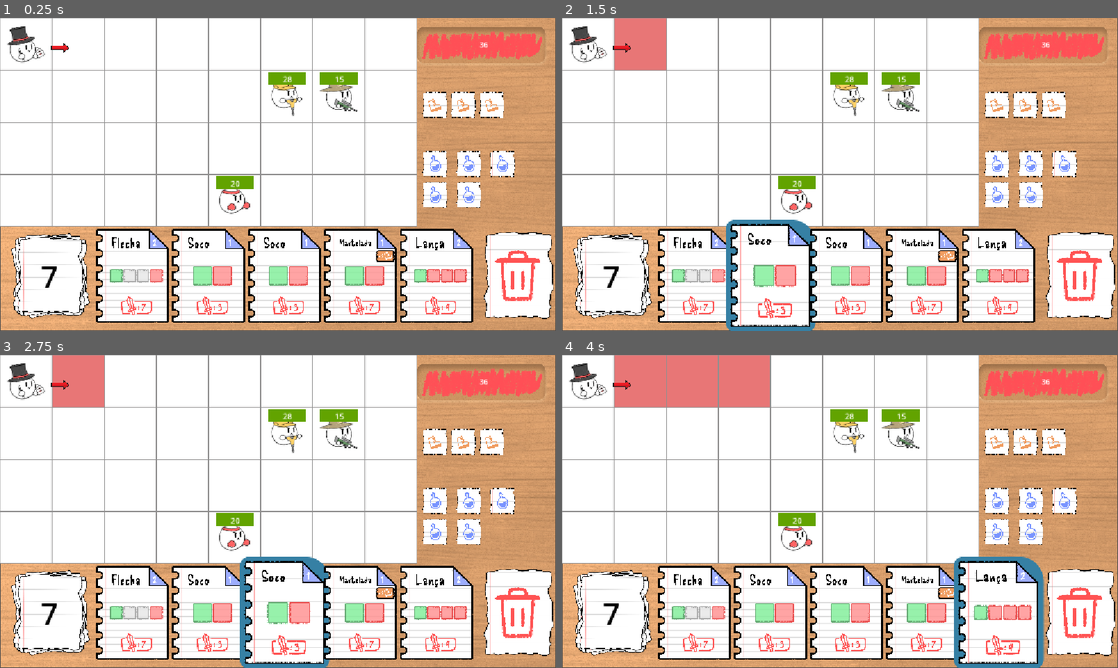
Above: before the commit, frames 1-4 (two rows, left to right).
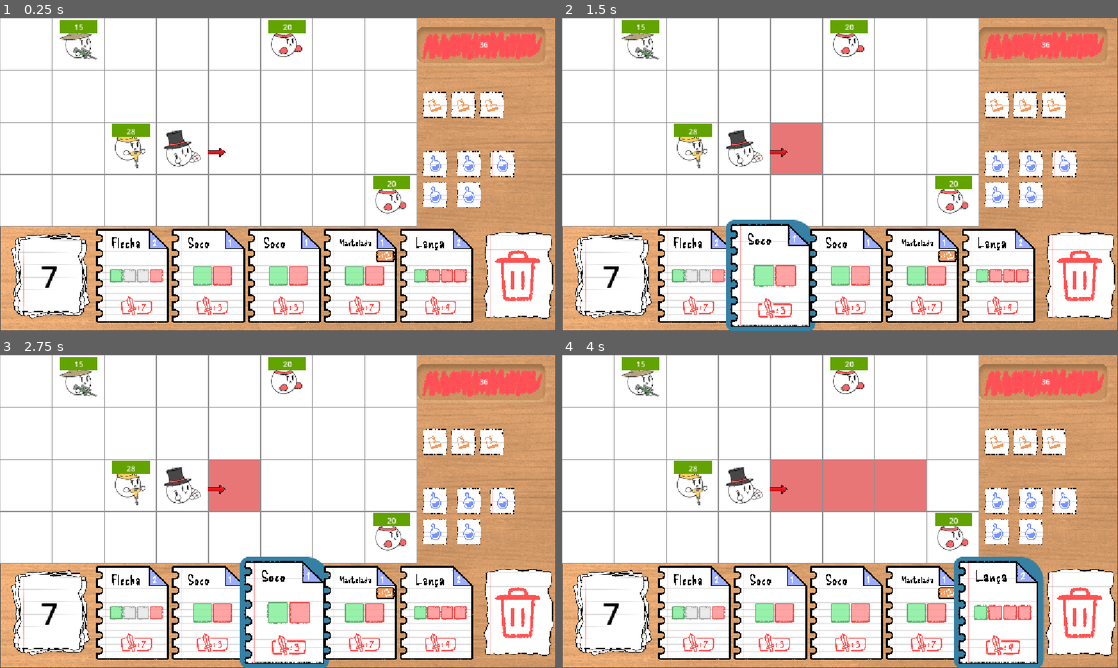
Above: after the commit, the same moments.

Repository: Gabico-Freitas/Grid-Card-Battle
Game: Godot game, scene res://battle.tscn
Same seed, same stepped clock (60 frames per second), same inputs: the game is played once before the commit and once after it.
Inputs (mouse positions are in pixels of both pictures, inside the frame that each line leads up to):
- Up to frame 1 (0.25 s): no input
- Up to frame 2 (1.5 s): click (695, 274) at 0.5 s; click (773, 274) at 1.25 s
- Up to frame 3 (2.75 s): click (283, 611) at 2 s
- Up to frame 4 (4 s): click (923, 611) at 2.75 s; click (1001, 611) at 3.5 s

The runs differ from the first frame. In frame 1, 3.9% of the frame differs, in the area x 1-74%, y 0-63%; in frame 2, 6.3%; in frame 3, 6.3%; in frame 4, 12%.

Commit message:
Wallpaper and test level changed

Diff:
--- a/sketchbound/UI/game_over.tscn
+++ b/sketchbound/UI/game_over.tscn
@@ -1,12 +1,12 @@
 [gd_scene format=3 uid="uid://bj7h01gavekdv"]
 
-[ext_resource type="Texture2D" uid="uid://c6n4e7qteqgt2" path="res://UI/Grid Card Battle.png" id="1_ccer4"]
+[ext_resource type="Texture2D" uid="uid://4qt42fvhw8ql" path="res://UI/Backgrounds/wallpaper.png" id="1_phit2"]
 [ext_resource type="Script" uid="uid://dinccf3l0huxg" path="res://UI/button_animations.gd" id="1_y26ei"]
 [ext_resource type="Script" uid="uid://dth4x2llsu6o4" path="res://UI/menu_button.gd" id="2_ccer4"]
 [ext_resource type="Script" uid="uid://cdtkj6dclb8ye" path="res://UI/retry_button.gd" id="4_phit2"]
 
 [sub_resource type="StyleBoxTexture" id="StyleBoxTexture_ccer4"]
-texture = ExtResource("1_ccer4")
+texture = ExtResource("1_phit2")
 modulate_color = Color(0.3665946, 0.3665946, 0.36659458, 1)
 
 [sub_resource type="StyleBoxFlat" id="StyleBoxFlat_8u835"]
--- a/sketchbound/UI/menu_screen.tscn
+++ b/sketchbound/UI/menu_screen.tscn
@@ -1,12 +1,12 @@
 [gd_scene format=3 uid="uid://cjd7m22tuvfs3"]
 
-[ext_resource type="Texture2D" uid="uid://c6n4e7qteqgt2" path="res://UI/Grid Card Battle.png" id="1_tuusc"]
+[ext_resource type="Texture2D" uid="uid://4qt42fvhw8ql" path="res://UI/Backgrounds/wallpaper.png" id="1_2ygxs"]
 [ext_resource type="Script" uid="uid://nee5staqw5ds" path="res://UI/start_button.gd" id="2_2ygxs"]
 [ext_resource type="Script" uid="uid://dinccf3l0huxg" path="res://UI/button_animations.gd" id="2_iefc8"]
 [ext_resource type="Script" uid="uid://damy2anfd6mir" path="res://UI/exit_button.gd" id="3_dvy0b"]
 
 [sub_resource type="StyleBoxTexture" id="StyleBoxTexture_iefc8"]
-texture = ExtResource("1_tuusc")
+texture = ExtResource("1_2ygxs")
 modulate_color = Color(0.70380783, 0.70380783, 0.70380783, 1)
 
 [sub_resource type="StyleBoxFlat" id="StyleBoxFlat_ylmtb"]
--- a/sketchbound/battle.tscn
+++ b/sketchbound/battle.tscn
@@ -60,18 +60,23 @@
 
 [node name="Player" parent="Grid" unique_id=1581596336 node_paths=PackedStringArray("hand_cards", "grid") instance=ExtResource("4_6t8i5")]
 hand_cards = NodePath("../../CanvasLayer/ui_cartas")
+initial_pos = Vector2i(3, 2)
 grid = NodePath("..")
 
 [node name="Melee" parent="Grid" unique_id=856499317 node_paths=PackedStringArray("grid") instance=ExtResource("5_dw4jg")]
-initial_pos = Vector2i(4, 3)
+initial_pos = Vector2i(7, 3)
+grid = NodePath("..")
+
+[node name="Melee2" parent="Grid" unique_id=1525192895 node_paths=PackedStringArray("grid") instance=ExtResource("5_dw4jg")]
+initial_pos = Vector2i(5, 0)
+grid = NodePath("..")
+
+[node name="RangedEnemy" parent="Grid" unique_id=617992537 node_paths=PackedStringArray("grid") instance=ExtResource("7_mhv3b")]
+initial_pos = Vector2i(1, 0)
 grid = NodePath("..")
 
 [node name="SmasherEnemy" parent="Grid" unique_id=1695074079 node_paths=PackedStringArray("grid") instance=ExtResource("6_0npn6")]
-initial_pos = Vector2i(5, 1)
-grid = NodePath("..")
-
-[node name="RangedEnemy" parent="Grid" unique_id=617992537 node_paths=PackedStringArray("grid") instance=ExtResource("7_mhv3b")]
-initial_pos = Vector2i(6, 1)
+initial_pos = Vector2i(2, 2)
 grid = NodePath("..")
 
 [node name="CanvasLayer" type="CanvasLayer" parent="." unique_id=1954383597]
--- a/sketchbound/scripts/esmagador.gd
+++ b/sketchbound/scripts/smasher_enemy.gd
@@ -8,8 +8,16 @@
 	health_bar.set_up(hp)
 
 func do_turn() -> void:
-	move_points = 0
+	move_points = 1
+	var path = grid.path_to_player(self)
+
 	if _try_attack(): return
+	while(move_points > 0):
+		if path.is_empty(): return
+		var next_cell = path.pop_front()
+		grid.set_entity_pos(self, next_cell)
+		move_points -= 1
+		if _try_attack(): return
 
 # Pega a posição do player, verifica se ele está ao redor do esmagador,
 # somando com um vetor para cada posição possivel
@@ -19,7 +27,7 @@
 			var target_cell = grid.get_entity_pos(self) + Vector2i(i, j)
 			var entity = grid.get_entity(target_cell)
 			if entity is Player:
-				entity.take_damage(3)
+				entity.take_damage(6)
 				return true
 	return false
 
--- a/sketchbound/smasher_enemy.tscn
+++ b/sketchbound/smasher_enemy.tscn
@@ -1,6 +1,6 @@
 [gd_scene format=3 uid="uid://bk17pkxhh8gr"]
 
-[ext_resource type="Script" uid="uid://d8u6wfursh3n" path="res://scripts/esmagador.gd" id="1_4mexy"]
+[ext_resource type="Script" uid="uid://d8u6wfursh3n" path="res://scripts/smasher_enemy.gd" id="1_4mexy"]
 [ext_resource type="Texture2D" uid="uid://bui1lhyi4row5" path="res://assets/inimigos/Construtor/Construtor_Idle_2.png" id="2_gaw2j"]
 [ext_resource type="Script" uid="uid://bcrvk5x4mbgii" path="res://scripts/health_bar.gd" id="3_vadps"]
 
Binary file added: sketchbound/UI/Backgrounds/wallpaper.png
Not shown, added: sketchbound/UI/Backgrounds/wallpaper.png.import
Renamed: sketchbound/scripts/esmagador.gd.uid -> sketchbound/scripts/smasher_enemy.gd.uid
Not shown, added: sketchbound/UI/Backgrounds/wallpaper.avif
